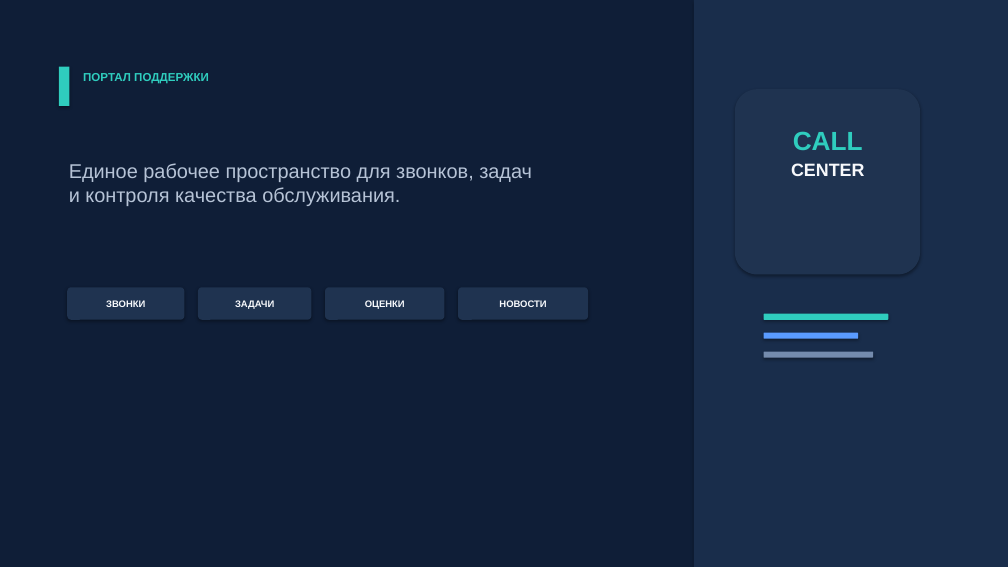
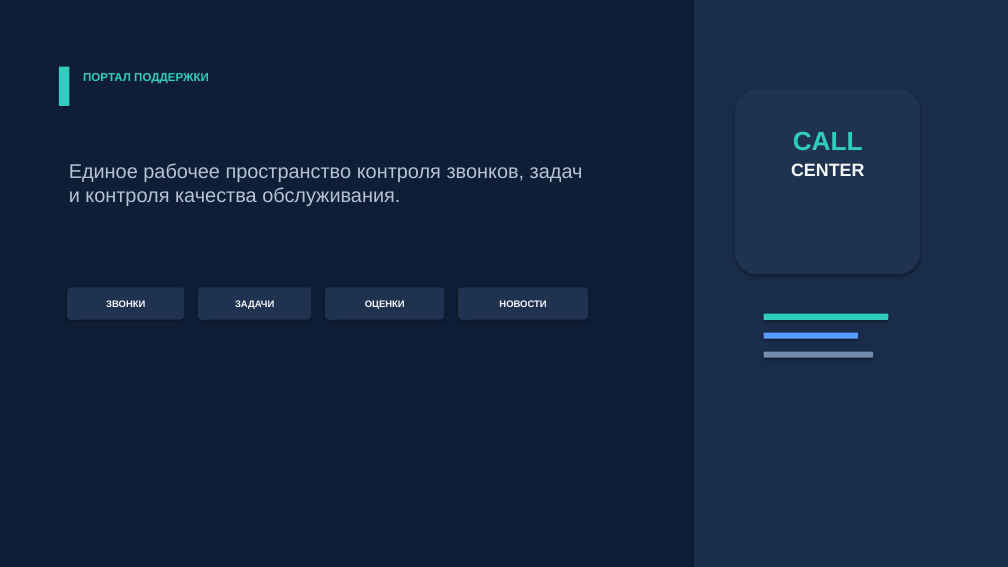
Before and after one commit to HopeSpirit/project_portal, a slide deck: slide 1 of презентация.pptx. Drawn at 1008x567 pixels with LibreOffice and Linux fonts; fonts in the diff are those of the drawing. Boxes give left, top, right and bottom in pixels: in the first picture for what was removed or moved away, otherwise in the second. Text is boxed around its words. In the diff, an @@ line names an element or a change of style, - is before the commit and + after.

```diff
--- a/презентация.pptx
+++ b/презентация.pptx
@@ text at (69,163,583,206): text changed @@
-Единое рабочее пространство для звонков, задач
-и контроля качества обслуживания.
+Единое рабочее пространство контроля звонков, задач
+и контроля качества обслуживания.
```
Also in this commit, not shown: 3 other slides changed, 15 other files.
